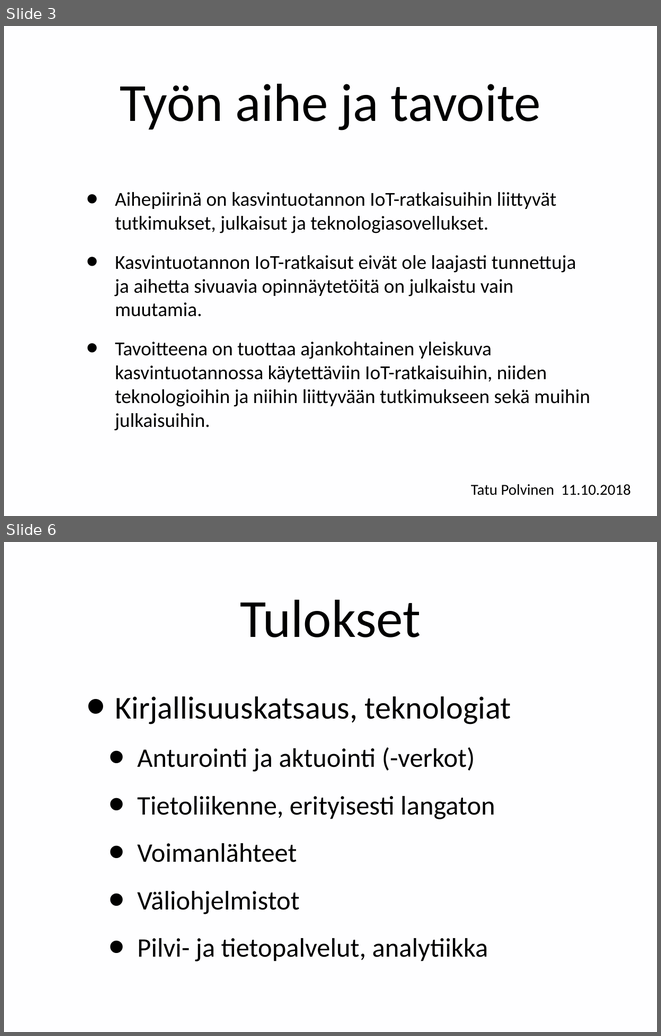
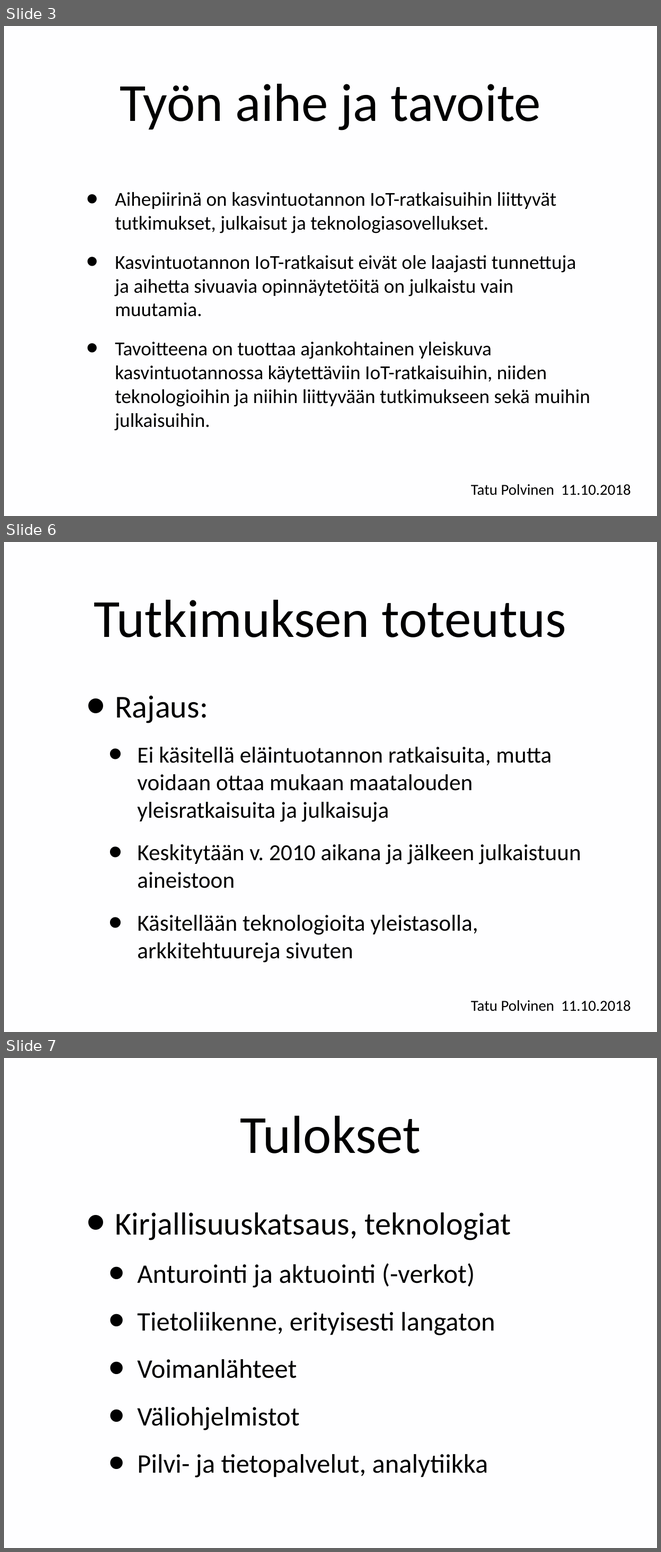
Before and after one commit to tpolvinen/Agri, a slide deck: Other_Notes/tPolvinenSeminaariesitys_2018-10-11.ppt. Shown one above the other, each under a label of ours: slides 3 and 6 before the commit, slides 3, 6 and 7 after it; the slides between them are not shown. The pictures are 661x1036 and 661x1552 pixels, drawn with LibreOffice and Linux fonts; fonts in the diff are those of the drawing. Boxes give left, top, right and bottom in pixels: in the first picture for what was removed or moved away, otherwise in the second. Text is boxed around its words. In the diff, an @@ line names an element or a change of style, - is before the commit and + after.

```diff
--- a/Other_Notes/tPolvinenSeminaariesitys_2018-10-11.ppt
+++ b/Other_Notes/tPolvinenSeminaariesitys_2018-10-11.ppt
@@ slide 6 added at [4,542,657,1032], background #FEFEFF @@
@@ title added at [94,599,566,637], 84 pt, text #000000 @@
+Tutkimuksen toteutus
@@ text added at [115,695,581,962], 36 pt, text #000000 @@
+• Rajaus:
+  • Ei käsitellä eläintuotannon ratkaisuita, mutta voidaan ottaa mukaan maatalouden yleisratkaisuita ja julkaisuja
+  • Keskitytään v. 2010 aikana ja jälkeen julkaistuun aineistoon
+  • Käsitellään teknologioita yleistasolla, arkkitehtuureja sivuten
@@ text added at [471,1000,631,1011], 24 pt, text #000000 @@
+Tatu Polvinen 11.10.2018
@@ what was slide 6 is now slide 7 @@
```
Also in this commit, not shown: 5 slides changed.
